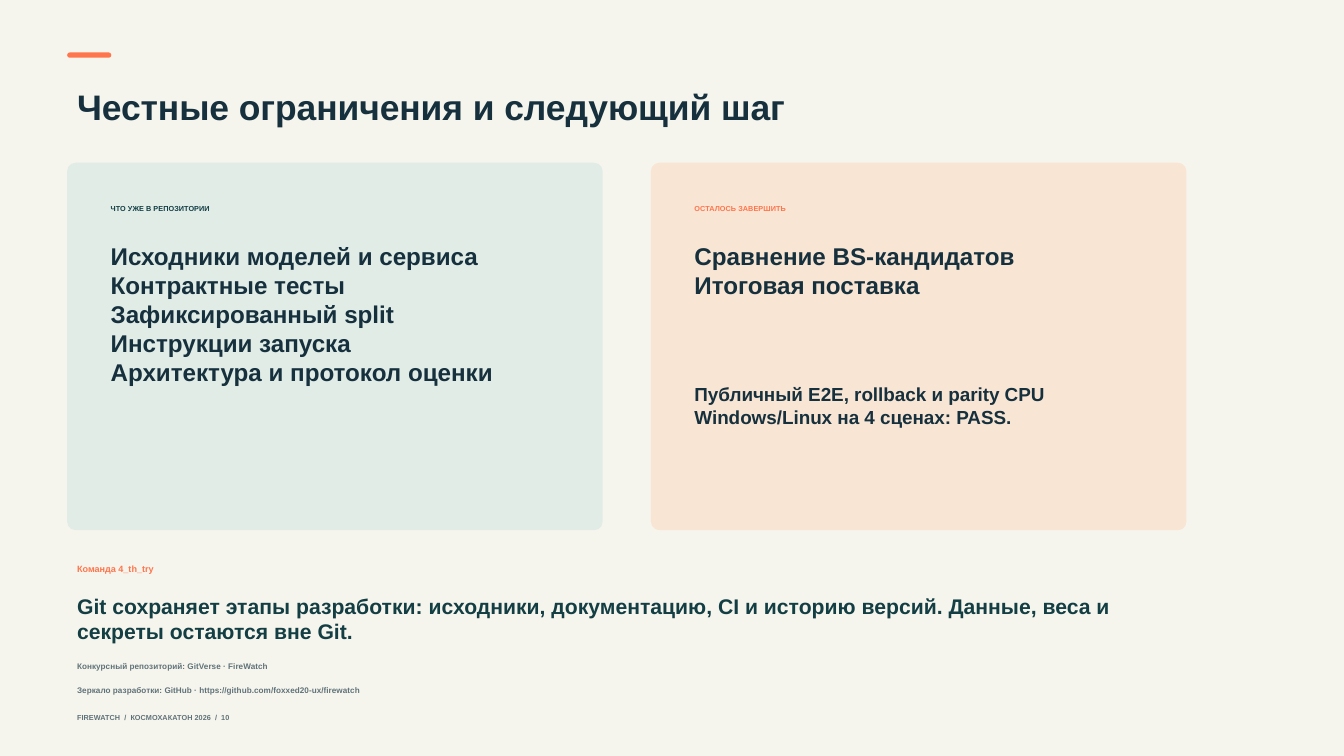
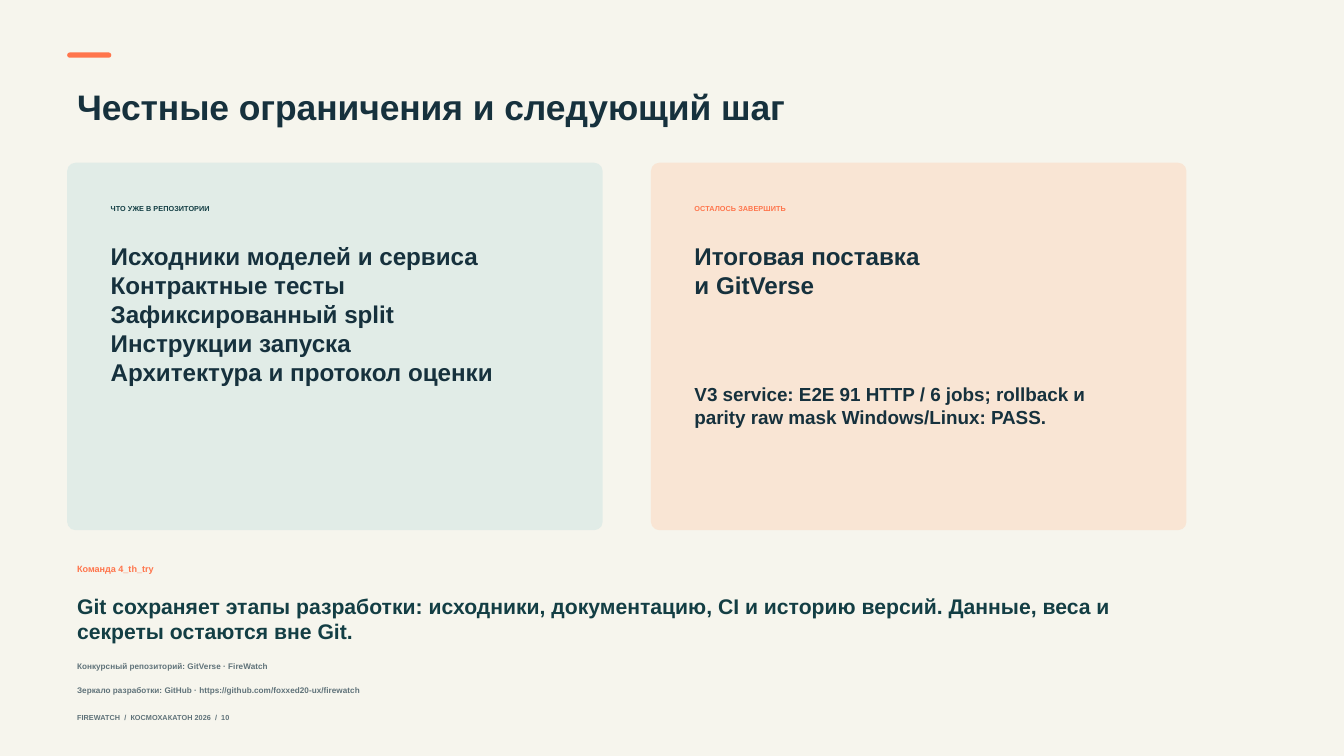
Before and after one commit to foxxed20-ux/firewatch, a slide deck: slide 10 of docs/presentation/FireWatch_КосмоХакатон_2026.pptx. Drawn at 1344x756 pixels with LibreOffice and Linux fonts; fonts in the diff are those of the drawing. Boxes give left, top, right and bottom in pixels: in the first picture for what was removed or moved away, otherwise in the second. Text is boxed around its words. In the diff, an @@ line names an element or a change of style, - is before the commit and + after.

```diff
--- a/docs/presentation/FireWatch_КосмоХакатон_2026.pptx
+++ b/docs/presentation/FireWatch_КосмоХакатон_2026.pptx
@@ text at bbox=[694, 248, 1015, 270]: paragraph removed @@
-Сравнение BS-кандидатов
@@ text at bbox=[694, 276, 814, 295]: paragraph added @@
+и GitVerse
@@ text at bbox=[694, 387, 1085, 428]: text changed @@
-Публичный E2E, rollback и parity CPU Windows/Linux на 4 сценах: PASS.
+V3 service: E2E 91 HTTP / 6 jobs; rollback и parity raw mask Windows/Linux: PASS.
```
Also in this commit, not shown: 3 other slides changed, 12 other files.
